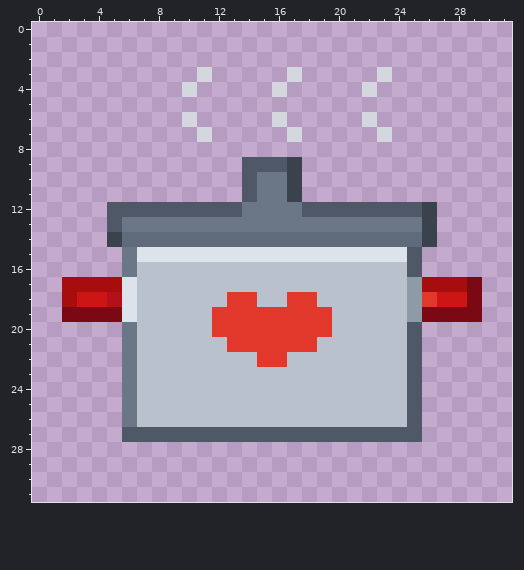
Edited in one commit: pixel-art file (src/media/photos/sprites/rewards/cook.aseprite). This is how it looked before the edit.
32x32 pixels, 1 frame. Colours within 5 levels of each other are drawn and written as one.
Now the later version:
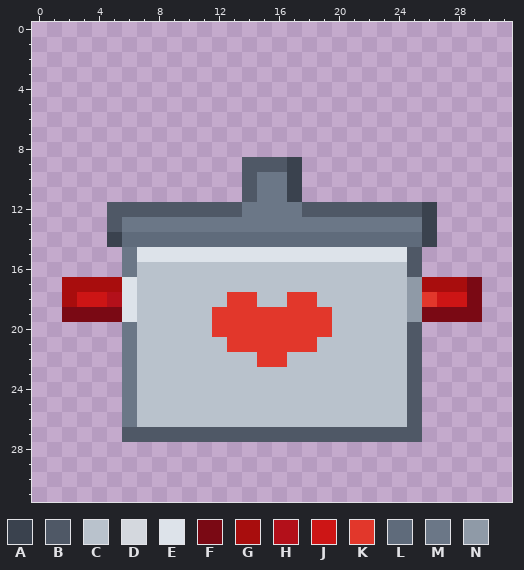
Palette (. is transparent): A #3a424e  B #4f5866  C #b9c2cc  D #d4d8de  E #dde3ea  F #7a0914  G #a80d0d  H #b3101a  J #cd1515  K #e2372b  L #5f6b7b  M #6b7787  N #8f9aa7
Difference:
@@ x 8..25 @@
  2 ..................
- 3 ...D.....D.....D..
- 4 ..D.....D.....D...
+ 3 ..................
+ 4 ..................
  5 ..................
- 6 ..D.....D.....D...
- 7 ...D.....D.....D..
+ 6 ..................
+ 7 ..................
  8 ..................
Changed places in both pictures, as pixel boxes (x1, y1, x2, y2):
erased: (182, 67, 212, 142)
erased: (272, 67, 302, 142)
erased: (362, 67, 392, 142)
